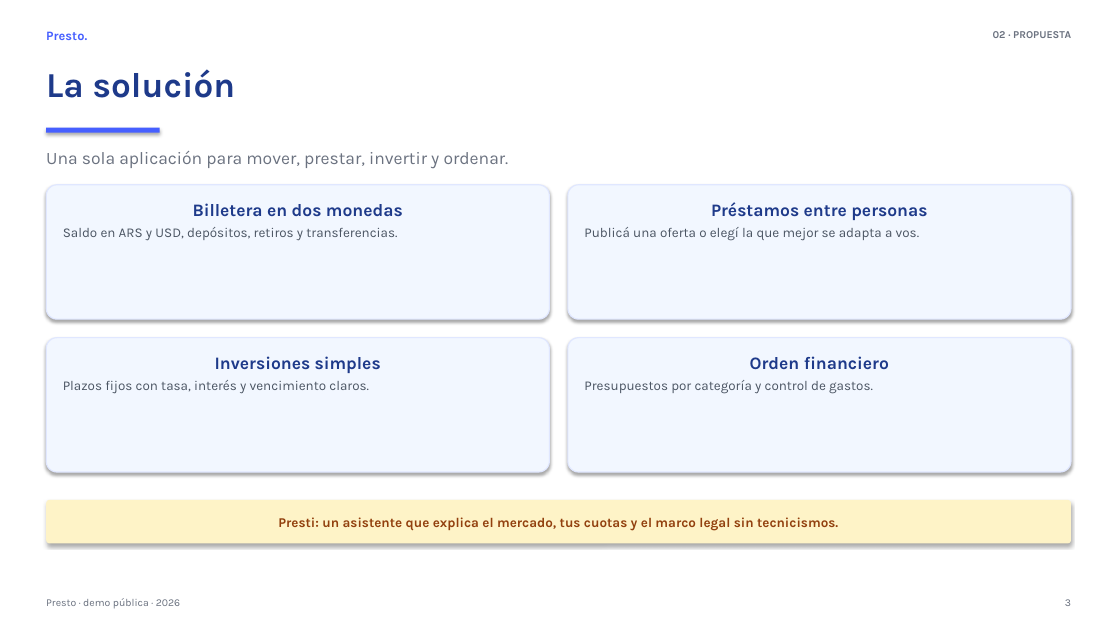
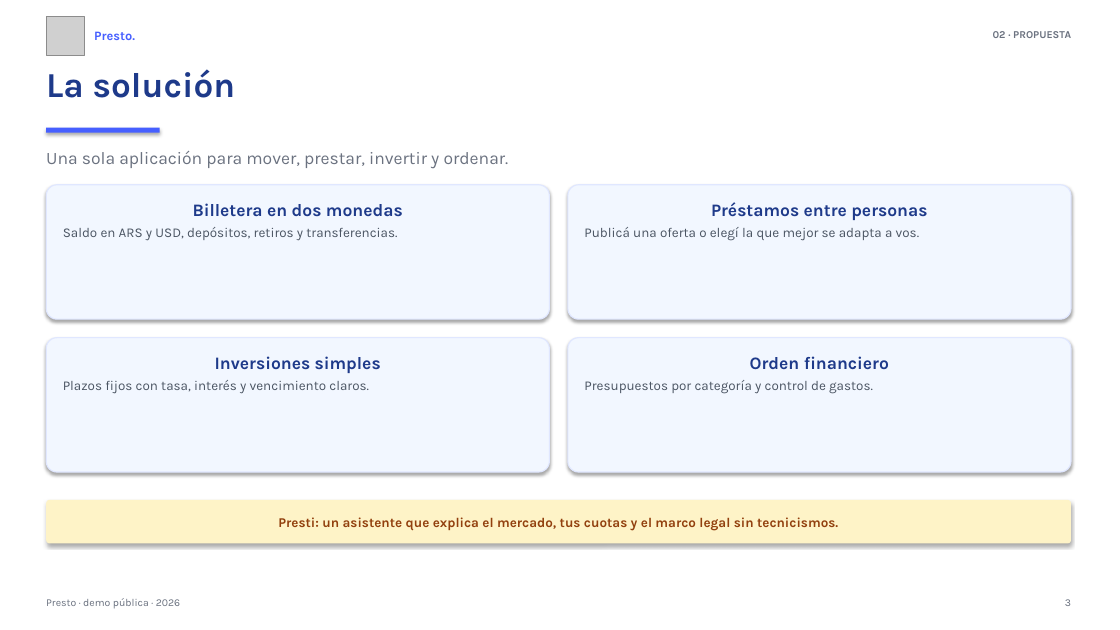
Before and after one commit to jrweiss93/PRESTO-MVP, a slide deck: slide 3 of docs/presentacion-presto.pptx. Drawn at 1120x630 pixels with LibreOffice and Linux fonts; fonts in the diff are those of the drawing; grey boxes stand for pictures. Boxes give left, top, right and bottom in pixels: in the first picture for what was removed or moved away, otherwise in the second. Text is boxed around its words. In the diff, an @@ line names an element or a change of style, - is before the commit and + after.

Commit message:
docs: add Presto logo to the decks

```diff
--- a/docs/presentacion-presto.pptx
+++ b/docs/presentacion-presto.pptx
@@ picture added at <box>46,17,85,55</box> @@
@@ text "Presto.": place and size @@
-text "Presto." at <box>46,31,87,40</box>
+text "Presto." at <box>94,31,135,40</box>
```
Also in this commit, not shown: 12 other slides changed, 8 other files.
